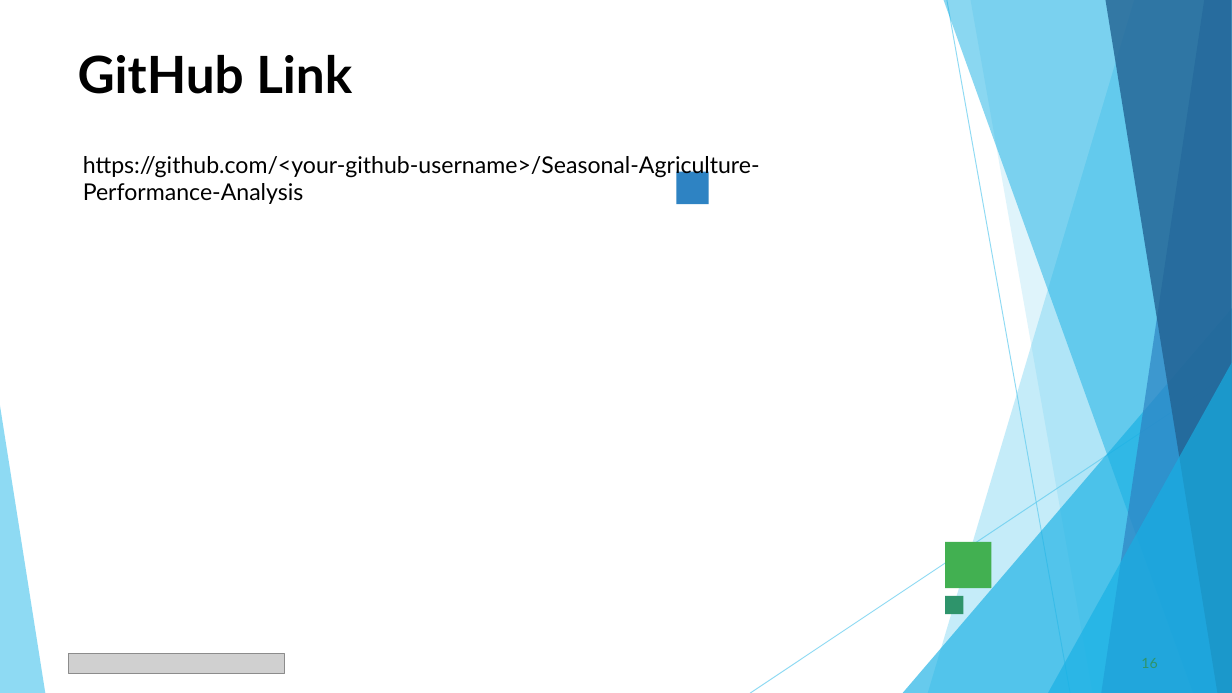
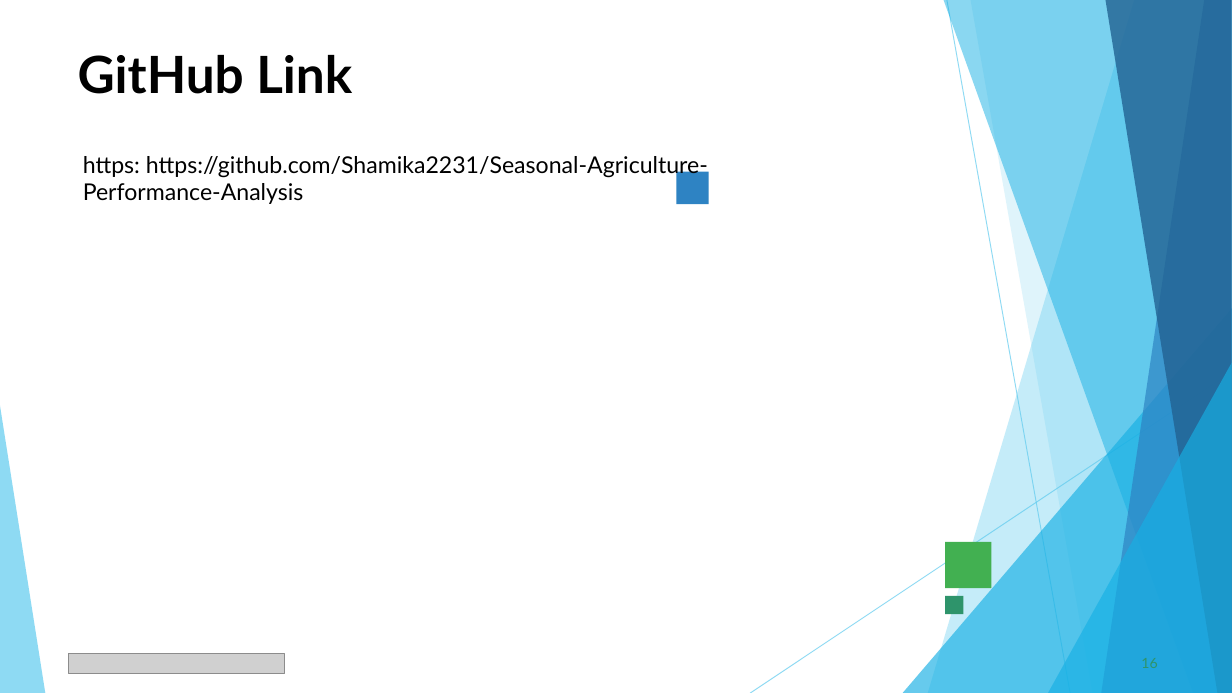
Before and after one commit to Shamika2231/Seasonal-Agriculture-Performance-Analysis, a slide deck: slide 16 of Seasonal_Agriculture_Performance_Analysis_PPT (1).pptx. Drawn at 1232x693 pixels with LibreOffice and Linux fonts; fonts in the diff are those of the drawing; grey boxes stand for pictures. Boxes give left, top, right and bottom in pixels: in the first picture for what was removed or moved away, otherwise in the second. Text is boxed around its words. In the diff, an @@ line names an element or a change of style, - is before the commit and + after.

```diff
--- a/Seasonal_Agriculture_Performance_Analysis_PPT (1).pptx
+++ b/Seasonal_Agriculture_Performance_Analysis_PPT (1).pptx
@@ text at (83, 156, 708, 204): text changed @@
-https://github.com/<your-github-username>/Seasonal-Agriculture-Performance-Analysis
+https: https://github.com/Shamika2231/Seasonal-Agriculture-Performance-Analysis
```
Also in this commit, not shown: 1 other slide changed.
